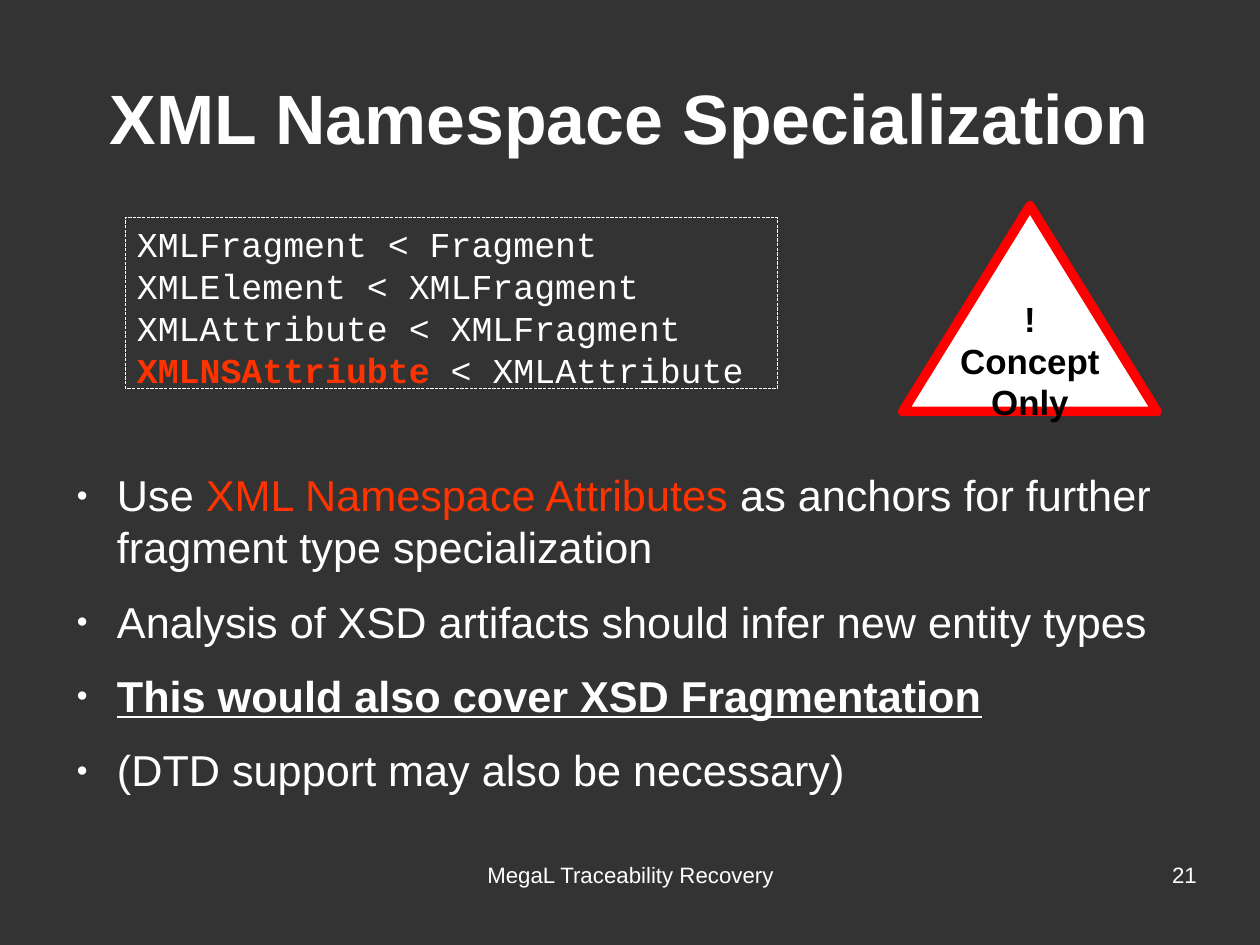
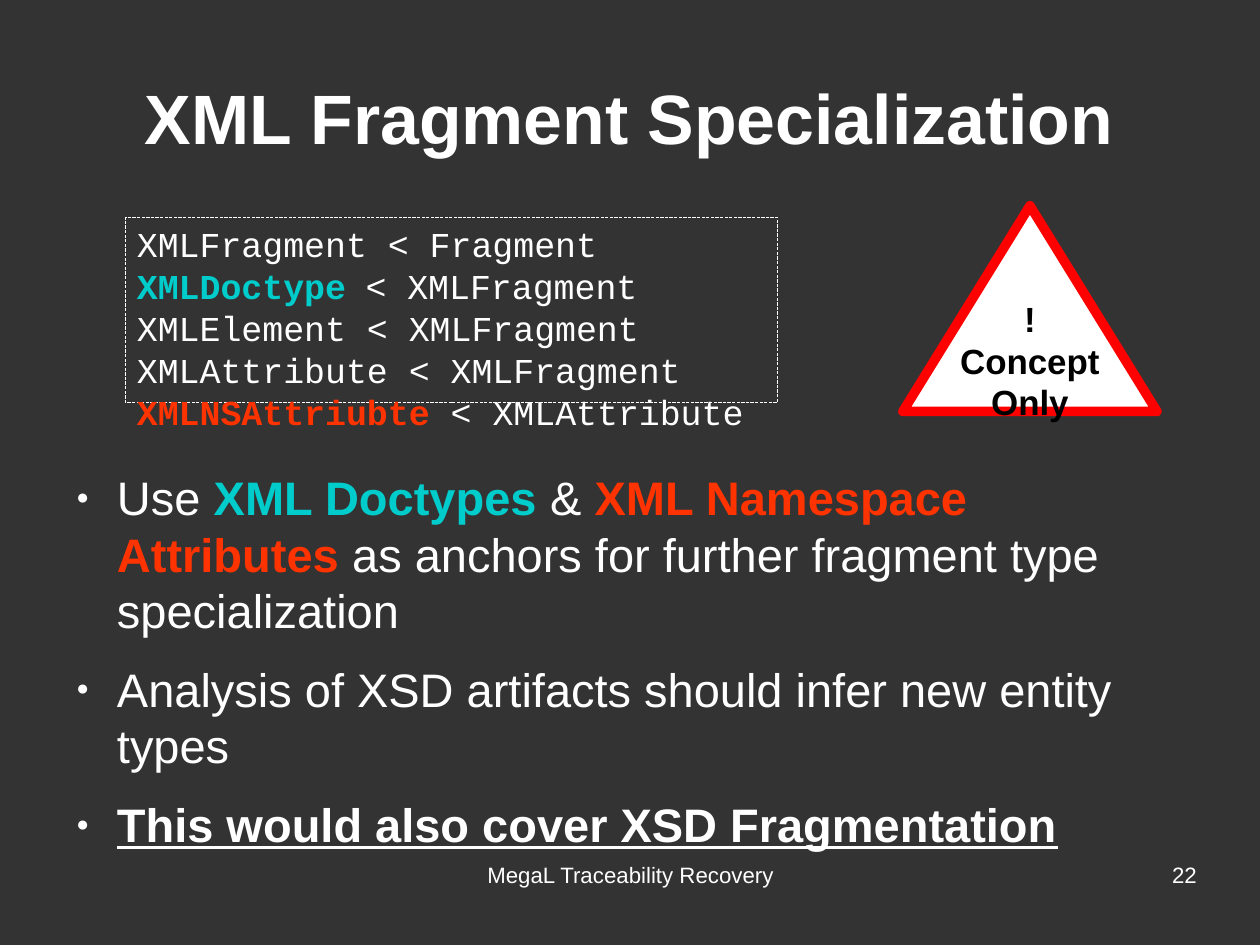
Before and after one commit to hayasam/megal-tr, a slide deck: slide 22 of slides/meeting-2016-06-28/meeting-2016-06-28.odp (slide 21 before the commit). Drawn at 1260x945 pixels with LibreOffice and Linux fonts; fonts in the diff are those of the drawing. Boxes give left, top, right and bottom in pixels: in the first picture for what was removed or moved away, otherwise in the second. Text is boxed around its words. In the diff, an @@ line names an element or a change of style, - is before the commit and + after.

```diff
--- a/slides/meeting-2016-06-28/meeting-2016-06-28.odp
+++ b/slides/meeting-2016-06-28/meeting-2016-06-28.odp
@@ title at [145, 93, 1113, 157]: text changed @@
-XML Namespace Specialization
+XML Fragment Specialization
@@ rectangle "XMLFragment < Fragment": place and size @@
-rectangle "XMLFragment < Fragment" at [126, 217, 777, 389]
+rectangle "XMLFragment < Fragment" at [126, 217, 777, 402]
@@ text in rectangle at [137, 275, 637, 307]: paragraph added @@
+XMLDoctype < XMLFragment
@@ text at [117, 482, 1099, 637]: text changed; size 27.2 to 29.6 pt @@
-● Use XML Namespace Attributes as anchors for further fragment type specialization
+● Use XML Doctypes & XML Namespace Attributes as anchors for further fragment type specialization
@@ text at [117, 673, 1111, 851]: size 27.2 to 29.6 pt in "Analysis of XSD artifacts should infer new ...", "This would also cover XSD Fragmentation" @@
@@ text at [117, 754, 844, 795]: paragraph removed @@
-● (DTD support may also be necessary)
@@ page number at [1172, 867, 1197, 883]: text changed @@
-21
+22
```
Also in this commit, not shown: 5 other slides changed, 2 slides added, 1 other file.
